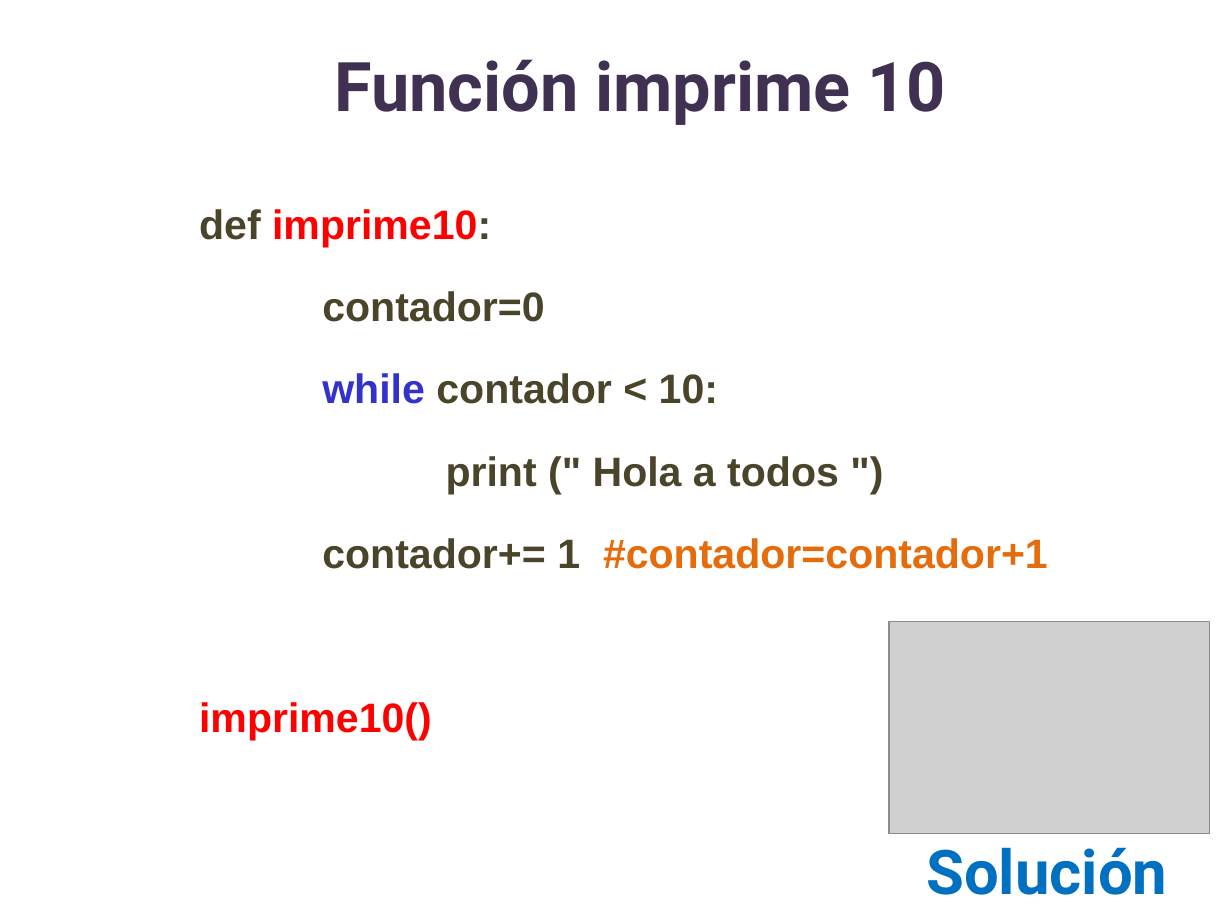
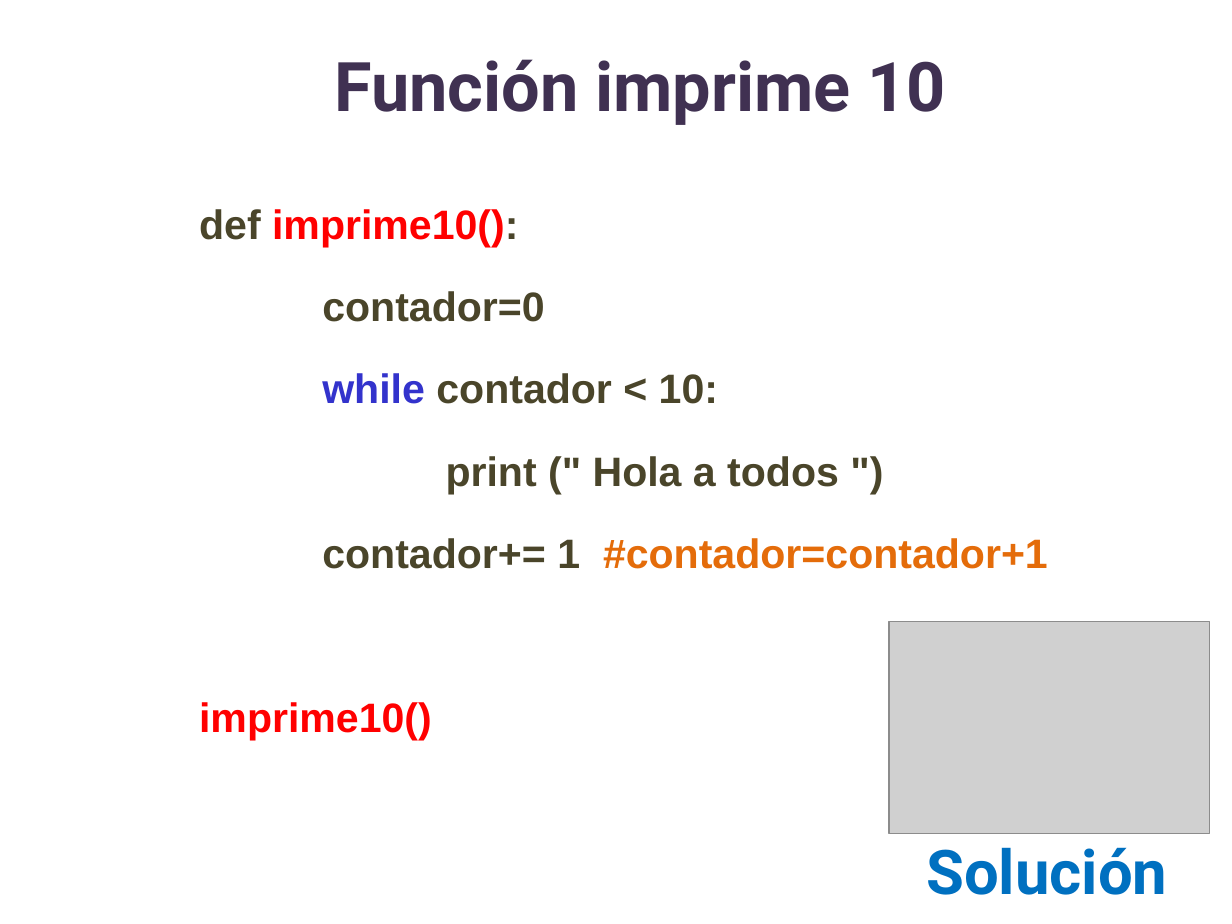
Before and after one commit to lizetheP/PensamientoC, a slide deck: slide 46 of calendario/documentos/6_While.pptx. Drawn at 1232x924 pixels with LibreOffice and Linux fonts; fonts in the diff are those of the drawing; grey boxes stand for pictures. Boxes give left, top, right and bottom in pixels: in the first picture for what was removed or moved away, otherwise in the second. Text is boxed around its words. In the diff, an @@ line names an element or a change of style, - is before the commit and + after.

```diff
--- a/calendario/documentos/6_While.pptx
+++ b/calendario/documentos/6_While.pptx
@@ text at (x1=199, y1=209, x2=518, y2=248): text changed @@
-def imprime10:
+def imprime10():
```
Also in this commit, not shown: 5 other files.
